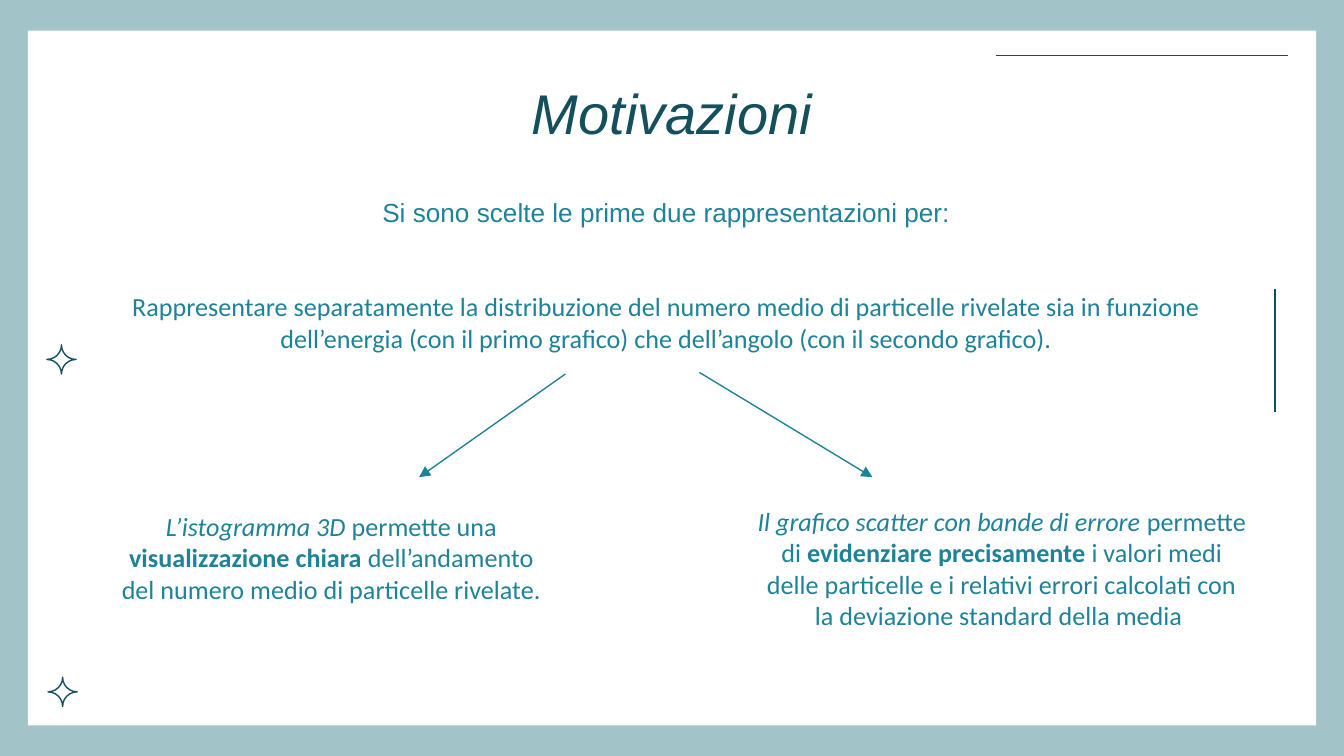
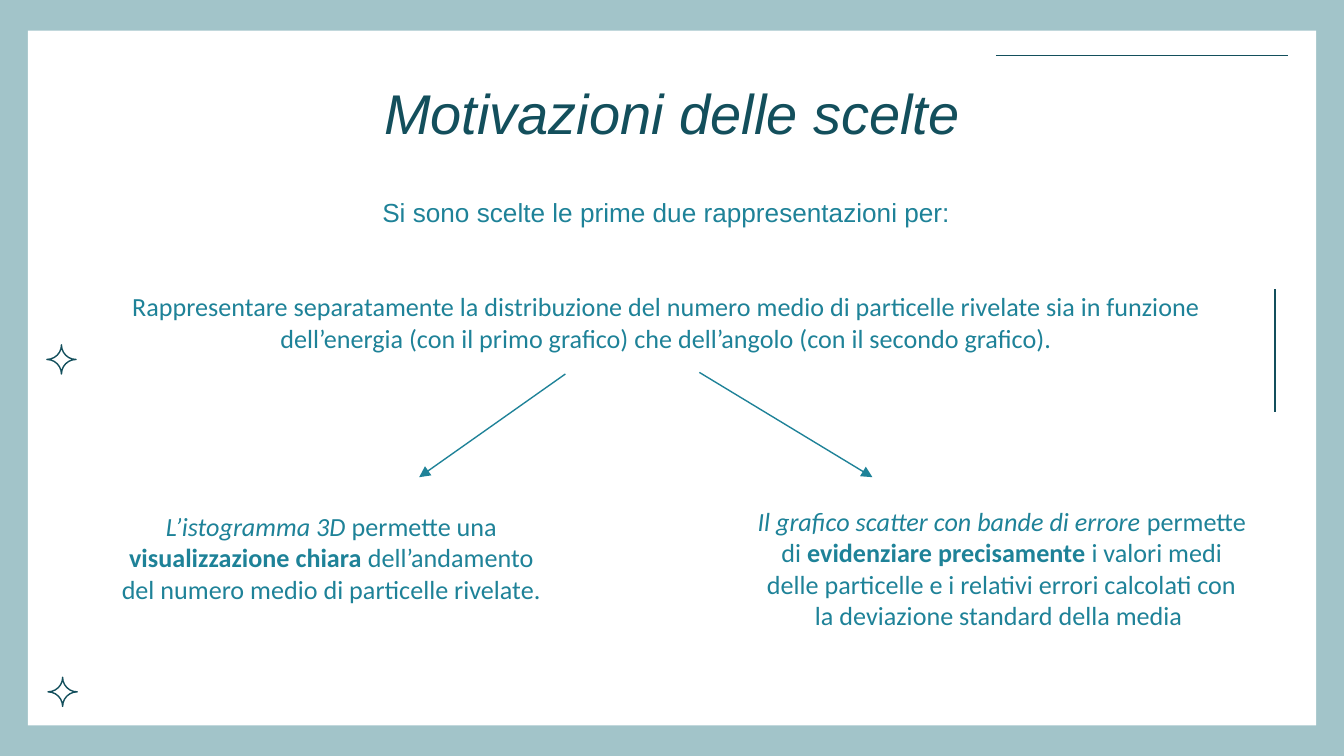
Before and after one commit to irenegentili/Progetto-Metodi-Computazionali, a slide deck: slide 22 of campionamento_sciami_atmosferici_ad_alta_quota_Irene_Gentili.pptx. Drawn at 1344x756 pixels with LibreOffice and Linux fonts; fonts in the diff are those of the drawing. Boxes give left, top, right and bottom in pixels: in the first picture for what was removed or moved away, otherwise in the second. Text is boxed around its words. In the diff, an @@ line names an element or a change of style, - is before the commit and + after.

```diff
--- a/campionamento_sciami_atmosferici_ad_alta_quota_Irene_Gentili.pptx
+++ b/campionamento_sciami_atmosferici_ad_alta_quota_Irene_Gentili.pptx
@@ title at (x1=384, y1=93, x2=959, y2=135): text changed @@
-Motivazioni
+Motivazioni delle scelte
```
Also in this commit, not shown: 8 other slides changed, 1 slide added.
